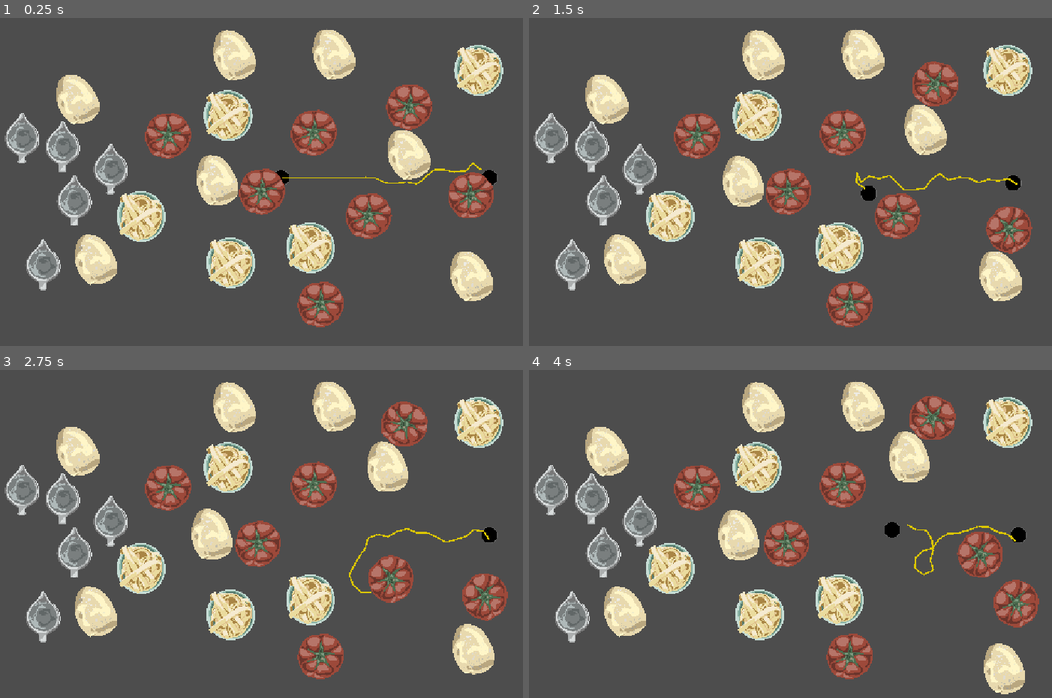
Above: before the commit, frames 1-4 (two rows, left to right).
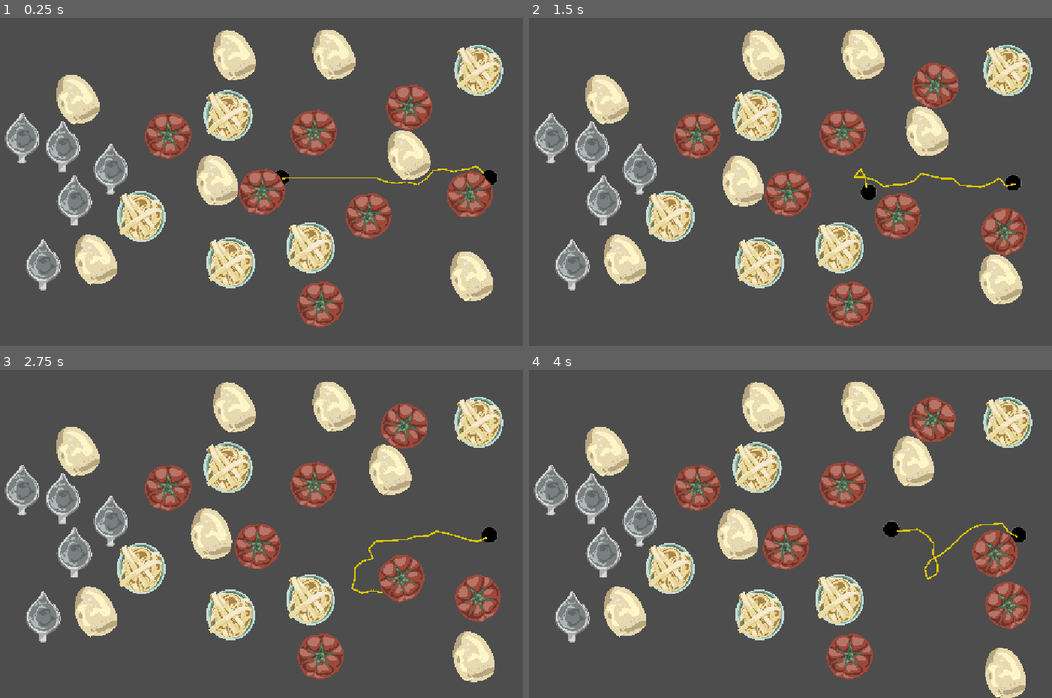
Above: after the commit, the same moments.

Repository: JulianHeuser/RGDC-Jam-Spring-2025
Game: Godot game, scene res://Level1.tscn
Same seed, same stepped clock (60 frames per second), same inputs: the game is played once before the commit and once after it.
Inputs:
- Up to frame 1 (0.25 s): no input
- Up to frame 2 (1.5 s): hold D (move_right_1) 0.53-1.28 s; tap Down (move_down_2) at 0.6 s; hold S (move_down_1) from 1.28 s (still down); tap Left (move_left_2) at 1.35 s
- Up to frame 3 (2.75 s): release S (move_down_1) at 2.03 s; hold D (move_right_1) from 2.03 s (still down); tap Right (move_right_2) at 2.1 s
- Up to frame 4 (4 s): release D (move_right_1) at 2.78 s; hold W (move_up_1) 2.78-3.53 s; tap Up (move_up_2) at 2.85 s; hold A (move_left_1) from 3.53 s (still down); tap Down (move_down_2) at 3.6 s

The runs differ from the first frame. In frame 1, 0.9% of the frame differs, in the area x 37-95%, y 20-61%; in frame 2, 3.2%; in frame 3, 5.1%; in frame 4, 5.4%, in the area x 36-98%, y 7-100%.

Commit message:
More rope improvements

Diff:
--- a/project.godot
+++ b/project.godot
@@ -30,7 +30,7 @@
 
 [editor_plugins]
 
-enabled=PackedStringArray("res://addons/godot-vim-main/godot-vim-main/addons/godot-vim/plugin.cfg")
+enabled=PackedStringArray()
 
 [input]
 
@@ -74,3 +74,7 @@
 "events": [Object(InputEventKey,"resource_local_to_scene":false,"resource_name":"","device":-1,"window_id":0,"alt_press …(195 unchanged characters)…
 ]
 }
+
+[physics]
+
+common/physics_interpolation=true
--- a/rope_creator.gd
+++ b/rope_creator.gd
@@ -11,12 +11,15 @@
 
 @export var spring_length : int = 2
 
+var _segment_1 : Node2D
+var _segment_2 : Node2D
+
 func _ready() -> void:
 	end_point2.position = Vector2(segment_size * segment_count, 0)
 
 	var current_pin : Joint2D = DampedSpringJoint2D.new()
 	current_pin.length = spring_length
-	current_pin.stiffness = 50.0
+	current_pin.stiffness = 200.0
 	current_pin.damping = 0.0
 	add_child(current_pin)
 	current_pin.node_a = end_point1.get_path()
@@ -24,6 +27,7 @@
 	# Create rope segments
 	for i in segment_count:
 		var rope : Node2D = load("res://RopeSegment.tscn").instantiate()
+
 
 		add_child(rope)
 		rope.position = Vector2(segment_size * i, 0)
@@ -33,11 +37,19 @@
 		if i == segment_count - 1:
 			current_pin = DampedSpringJoint2D.new()
 			current_pin.length = spring_length
-			current_pin.stiffness = 50.0
+			current_pin.stiffness = 200.0
 			current_pin.damping = 0.0
 		else:
 			current_pin = PinJoint2D.new()
 		rope.add_child(current_pin)
+
+		if i == 0: _segment_1 = rope
+		elif i == segment_count - 1:
+			var n := Node2D.new()
+			rope.add_child(n)
+			n.position = Vector2(segment_size, 0)
+			_segment_2 = n
+
 		current_pin.node_a = rope.get_path()
 		current_pin.position = Vector2(segment_size, 0)
 
@@ -54,15 +66,37 @@
 		Input.get_axis("move_up_2", "move_down_2")
 	) * delta * move_speed
 
-	if (end_point1.position + endpoint1_movement).distance_to(end_point2.position + endpoint2_movement) > segment_size * segment_count:
-		var diff := (end_point1.position - end_point2.position).normalized()
-		var rotated := endpoint1_movement.rotated(-atan2(diff.y, diff.x))
-		rotated.x = min(0, rotated.x)
-		endpoint1_movement = rotated.rotated(atan2(diff.y, diff.x))
+	const threshold = 20
+	if (end_point1.position + endpoint1_movement).distance_to(_segment_1.global_position) > threshold:
+		if endpoint1_movement.length() > 0:
+			var diff := (end_point1.position - _segment_1.global_position).normalized()
+			var rotated := endpoint1_movement.rotated(atan2(diff.y, diff.x))
+			rotated.x = min(0, rotated.x)
+			endpoint1_movement = rotated.rotated(atan2(diff.y, diff.x))
+		else:
+			var diff := _segment_1.global_position - end_point1.position
+			endpoint1_movement = diff.normalized() * delta * move_speed
 
-		rotated = endpoint2_movement.rotated(-atan2(-diff.y, -diff.x))
-		rotated.x = min(0, rotated.x)
-		endpoint2_movement = rotated.rotated(atan2(-diff.y, -diff.x))
+	if (end_point2.position + endpoint2_movement).distance_to(_segment_2.global_position) > threshold:
+		if endpoint2_movement.length() > 0:
+			var diff := (end_point2.position - _segment_2.global_position).normalized()
+			var rotated := endpoint2_movement.rotated(atan2(diff.y, diff.x))
+			rotated.x = min(0, rotated.x)
+			endpoint2_movement = rotated.rotated(atan2(diff.y, diff.x))
+		else:
+			var diff :=  _segment_2.global_position - end_point2.position
+			endpoint2_movement = diff.normalized() * delta * move_speed
+
+
+	#if (end_point1.position + endpoint1_movement).distance_to(end_point2.position + endpoint2_movement) > segment_size * segment_count:
+		#var diff := (end_point1.position - end_point2.position).normalized()
+		#var rotated := endpoint1_movement.rotated(-atan2(diff.y, diff.x))
+		#rotated.x = min(0, rotated.x)
+		#endpoint1_movement = rotated.rotated(atan2(diff.y, diff.x))
+		#
+		#rotated = endpoint2_movement.rotated(-atan2(-diff.y, -diff.x))
+		#rotated.x = min(0, rotated.x)
+		#endpoint2_movement = rotated.rotated(atan2(-diff.y, -diff.x))
 
 	if (endpoint1_movement.length() > 0):
 		end_point1.move_and_collide(endpoint1_movement)
